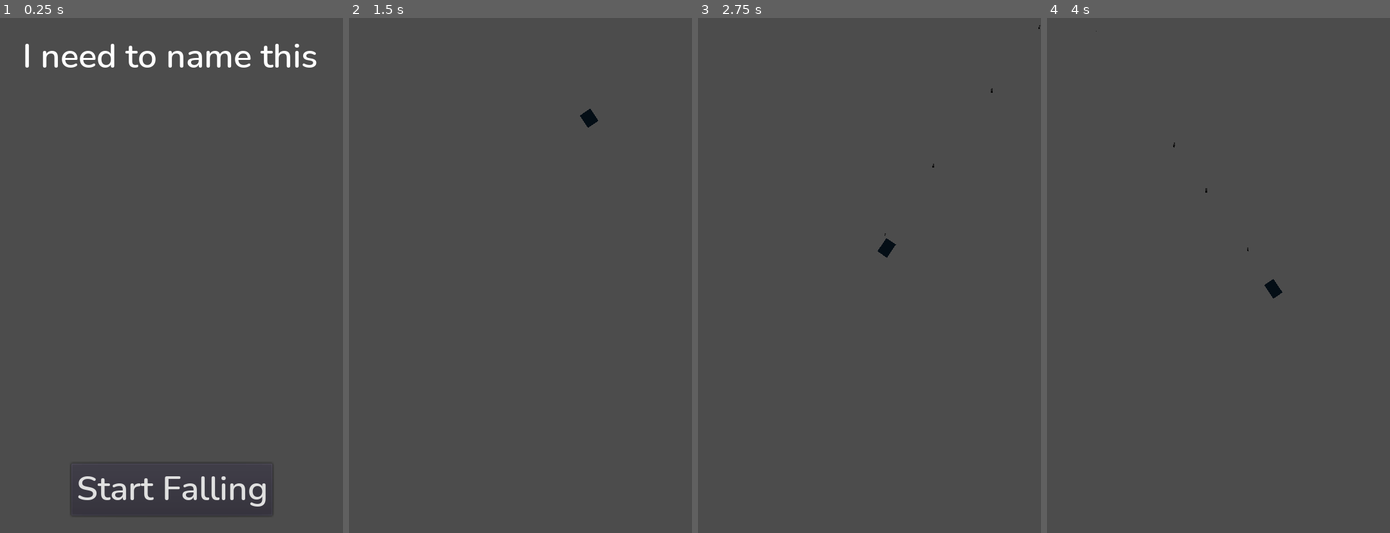
Above: before the commit, frames 1-4 (left to right).
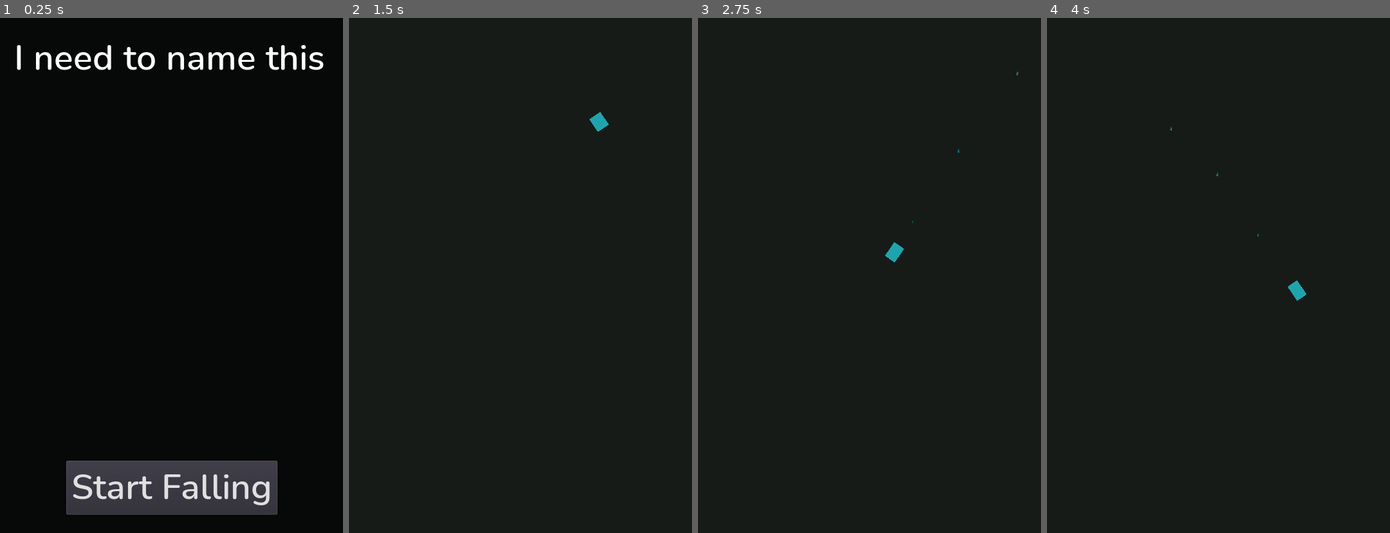
Above: after the commit, the same moments.

Repository: AndrewYHuang/deeper-and-deeper
Game: Godot game, scene res://scenes/Main.tscn
The game is run twice, just before and just after one commit, with the same random seed, the same clock (stepped at 60 frames per second) and the same inputs.
Inputs:
- Up to frame 1 (0.25 s): no input
- Up to frame 2 (1.5 s): click "Start Falling" at 0.5 s; hold Right (ui_right) from 1.28 s (still down)
- Up to frame 3 (2.75 s): release Right (ui_right) at 2.03 s; hold Left (ui_left) from 2.03 s (still down)
- Up to frame 4 (4 s): release Left (ui_left) at 2.78 s; hold Right (ui_right) from 2.78 s (still down)

The runs differ from the first frame. In frame 1, 94% of the frame differs, in the area x 0-100%, y 0-100%; in frame 2, 100%; in frame 3, 100%; in frame 4, 100%.

Commit message:
well that took a while

Diff:
--- a/project.godot
+++ b/project.godot
@@ -16,7 +16,8 @@
 
 [display]
 
-window/size/width=400
+window/size/width=384
+window/size/height=576
 window/size/test_width=800
 window/size/test_height=1200
 window/handheld/orientation="portrait"
--- a/scenes/Main.tscn
+++ b/scenes/Main.tscn
@@ -1,19 +1,22 @@
-[gd_scene load_steps=7 format=2]
+[gd_scene load_steps=6 format=2]
 
-[ext_resource path="res://scenes/Obstacle.tscn" type="PackedScene" id=1]
 [ext_resource path="res://scripts/Main.gd" type="Script" id=2]
 [ext_resource path="res://scenes/Player.tscn" type="PackedScene" id=3]
 [ext_resource path="res://scenes/Menu.tscn" type="PackedScene" id=4]
 [ext_resource path="res://scenes/HUD.tscn" type="PackedScene" id=5]
-
-[sub_resource type="Curve2D" id=1]
-_data = {
-"points": PoolVector2Array( 0, 0, 0, 0, 0, 600, 0, 0, 0, 0, 400, 600 )
-}
+[ext_resource path="res://scenes/PatternSpawner.tscn" type="PackedScene" id=6]
 
 [node name="Main" type="Node"]
 script = ExtResource( 2 )
-Obstacle = ExtResource( 1 )
+PatternSpawner = ExtResource( 6 )
+
+[node name="ColorRect" type="ColorRect" parent="."]
+margin_right = 384.0
+margin_bottom = 576.0
+color = Color( 0.0901961, 0.109804, 0.0980392, 1 )
+__meta__ = {
+"_edit_use_anchors_": false
+}
 
 [node name="Menu" parent="." instance=ExtResource( 4 )]
 
@@ -30,15 +33,13 @@
 
 [node name="ObstacleTimer" type="Timer" parent="."]
 wait_time = 0.75
+one_shot = true
 
 [node name="ScoreTimer" type="Timer" parent="."]
 wait_time = 0.01
 
-[node name="ObstacleSpawnPath" type="Path2D" parent="."]
-curve = SubResource( 1 )
-
-[node name="ObstacleSpawnLocation" type="PathFollow2D" parent="ObstacleSpawnPath"]
-position = Vector2( 0, 600 )
+[node name="PatternSpawnerPosition" type="Position2D" parent="."]
+position = Vector2( 0, 576 )
 
 [connection signal="start_game" from="Menu" to="." method="new_game"]
 [connection signal="hit" from="Player" to="." method="game_over"]
--- a/scenes/Menu.tscn
+++ b/scenes/Menu.tscn
@@ -19,6 +19,14 @@
 
 [node name="Menu" type="CanvasLayer"]
 script = ExtResource( 2 )
+
+[node name="Overlay" type="ColorRect" parent="."]
+margin_right = 384.0
+margin_bottom = 576.0
+color = Color( 0, 0, 0, 0.67451 )
+__meta__ = {
+"_edit_use_anchors_": false
+}
 
 [node name="Title" type="Label" parent="."]
 anchor_left = 0.5
@@ -59,6 +67,7 @@
 grow_horizontal = 2
 grow_vertical = 0
 custom_fonts/font = SubResource( 1 )
+shortcut_in_tooltip = false
 shortcut = SubResource( 4 )
 text = "Start Falling"
 __meta__ = {
--- a/scenes/Obstacle.tscn
+++ b/scenes/Obstacle.tscn
@@ -2,11 +2,10 @@
 
 [ext_resource path="res://scripts/Obstacle.gd" type="Script" id=1]
 
-[sub_resource type="CapsuleShape2D" id=1]
-radius = 7.99997
-height = 240.0
+[sub_resource type="RectangleShape2D" id=1]
+extents = Vector2( 15.9999, 16.0001 )
 
-[node name="Obstacle" type="KinematicBody2D" groups=[
+[node name="Obstacle" type="Area2D" groups=[
 "obstacles",
 ]]
 collision_mask = 0
@@ -16,12 +15,15 @@
 }
 
 [node name="Polygon2D" type="Polygon2D" parent="."]
-polygon = PoolVector2Array( -128, -8, 128, -8, 128, 8, -128, 8 )
+color = Color( 0.12549, 0.647059, 0.686275, 1 )
+polygon = PoolVector2Array( -16, -16, 16, -16, 16, 16, -16, 16 )
 
 [node name="CollisionShape2D" type="CollisionShape2D" parent="."]
 rotation = 1.5708
 shape = SubResource( 1 )
 
 [node name="VisibilityNotifier2D" type="VisibilityNotifier2D" parent="."]
-position = Vector2( -3.8147e-06, 4.17233e-07 )
-scale = Vector2( 12.8, 0.8 )
+position = Vector2( -1.19209e-06, -3.45706e-07 )
+scale = Vector2( 1.6, 1.6 )
+
+[connection signal="area_entered" from="." to="." method="_on_Obstacle_area_entered"]
--- /dev/null
+++ b/scenes/PatternSpawner.tscn
@@ -0,0 +1,14 @@
+[gd_scene load_steps=3 format=2]
+
+[ext_resource path="res://scenes/obstacle_patterns/Zigzag.tscn" type="PackedScene" id=1]
+[ext_resource path="res://scripts/PatternSpawner.gd" type="Script" id=2]
+
+[node name="PatternSpawner" type="Node2D"]
+script = ExtResource( 2 )
+Patterns = [ ExtResource( 1 ) ]
+
+[node name="EndOfPattern" type="VisibilityNotifier2D" parent="."]
+scale = Vector2( 38.4, 1.6 )
+
+[connection signal="screen_entered" from="EndOfPattern" to="." method="_on_EndOfPattern_screen_entered"]
+[connection signal="screen_exited" from="EndOfPattern" to="." method="_on_EndOfPattern_screen_exited"]
--- a/scenes/Player.tscn
+++ b/scenes/Player.tscn
@@ -2,20 +2,20 @@
 
 [ext_resource path="res://scripts/Player.gd" type="Script" id=1]
 
-[sub_resource type="Gradient" id=2]
-offsets = PoolRealArray( 0 )
-colors = PoolColorArray( 0, 0, 0, 1 )
+[sub_resource type="Gradient" id=1]
+offsets = PoolRealArray( 0, 0.758701 )
+colors = PoolColorArray( 0.12549, 0.647059, 0.686275, 1, 0.705791, 0.881261, 0.894454, 1 )
 
-[sub_resource type="GradientTexture" id=5]
-gradient = SubResource( 2 )
+[sub_resource type="GradientTexture" id=2]
+gradient = SubResource( 1 )
 
-[sub_resource type="Curve" id=6]
+[sub_resource type="Curve" id=3]
 _data = [ Vector2( 0.00440529, 0.518182 ), 0.0, 2.06364, 0, 0, Vector2( 0.709251, 0.627273 ), -1.95502, -1.95502, 0, 0, Vector2( 1, 0 ), 0.0, 0.0, 0, 0 ]
 
-[sub_resource type="CurveTexture" id=7]
-curve = SubResource( 6 )
+[sub_resource type="CurveTexture" id=4]
+curve = SubResource( 3 )
 
-[sub_resource type="ParticlesMaterial" id=4]
+[sub_resource type="ParticlesMaterial" id=5]
 emission_shape = 2
 emission_box_extents = Vector3( 8, 1, 1 )
 flag_disable_z = true
@@ -28,21 +28,21 @@
 angle = 90.0
 angle_random = 0.1
 scale = 2.0
-scale_curve = SubResource( 7 )
-color_ramp = SubResource( 5 )
+scale_curve = SubResource( 4 )
+color_ramp = SubResource( 2 )
 
-[sub_resource type="Gradient" id=8]
-offsets = PoolRealArray( 0, 0 )
-colors = PoolColorArray( 0, 0, 0, 1, 1, 1, 1, 0.54902 )
+[sub_resource type="Gradient" id=6]
+offsets = PoolRealArray( 0.25618, 0.723595 )
+colors = PoolColorArray( 0.12549, 0.647059, 0.686275, 1, 1, 1, 1, 0 )
 
-[sub_resource type="GradientTexture" id=3]
-gradient = SubResource( 8 )
+[sub_resource type="GradientTexture" id=7]
+gradient = SubResource( 6 )
 width = 3
 
-[sub_resource type="RectangleShape2D" id=9]
+[sub_resource type="RectangleShape2D" id=8]
 extents = Vector2( 8, 8 )
 
-[node name="Player" type="KinematicBody2D"]
+[node name="Player" type="Area2D"]
 script = ExtResource( 1 )
 
 [node name="Trail" type="Particles2D" parent="."]
@@ -54,12 +54,12 @@
 randomness = 0.41
 visibility_rect = Rect2( 0, -100, 200, 200 )
 local_coords = false
-process_material = SubResource( 4 )
-texture = SubResource( 3 )
+process_material = SubResource( 5 )
+texture = SubResource( 7 )
 
 [node name="Polygon2D" type="Polygon2D" parent="."]
-color = Color( 0.0196078, 0.0588235, 0.0901961, 1 )
+color = Color( 0.12549, 0.647059, 0.686275, 1 )
 polygon = PoolVector2Array( -8, -8, 8, -8, 8, 8, -8, 8 )
 
 [node name="Hitbox" type="CollisionShape2D" parent="."]
-shape = SubResource( 9 )
+shape = SubResource( 8 )
--- /dev/null
+++ b/scenes/obstacle_patterns/Zigzag.tscn
@@ -0,0 +1,39 @@
+[gd_scene load_steps=3 format=2]
+
+[ext_resource path="res://scenes/Obstacle.tscn" type="PackedScene" id=1]
+[ext_resource path="res://scripts/Pattern.gd" type="Script" id=2]
+
+[node name="Zigzag" type="Node2D"]
+script = ExtResource( 2 )
+
+[node name="EndOfPattern" type="Position2D" parent="."]
+
+[node name="1" parent="." instance=ExtResource( 1 )]
+position = Vector2( 16, 16 )
+
+[node name="2" parent="." instance=ExtResource( 1 )]
+position = Vector2( 48, 16 )
+
+[node name="3" parent="." instance=ExtResource( 1 )]
+position = Vector2( 80, 16 )
+
+[node name="4" parent="." instance=ExtResource( 1 )]
+position = Vector2( 112, 16 )
+
+[node name="5" parent="." instance=ExtResource( 1 )]
+position = Vector2( 144, 16 )
+
+[node name="8" parent="." instance=ExtResource( 1 )]
+position = Vector2( 240, 16 )
+
+[node name="9" parent="." instance=ExtResource( 1 )]
+position = Vector2( 272, 16 )
+
+[node name="10" parent="." instance=ExtResource( 1 )]
+position = Vector2( 304, 16 )
+
+[node name="11" parent="." instance=ExtResource( 1 )]
+position = Vector2( 336, 16 )
+
+[node name="12" parent="." instance=ExtResource( 1 )]
+position = Vector2( 368, 16 )
--- a/scripts/Main.gd
+++ b/scripts/Main.gd
@@ -1,6 +1,7 @@
 extends Node
 
-export (PackedScene) var Obstacle
+export (PackedScene) var PatternSpawner
+
 var score = 0
 
 # Declare member variables here. Examples:
@@ -24,11 +25,18 @@
 
 
 func _on_ObstacleTimer_timeout():
-  $ObstacleSpawnPath/ObstacleSpawnLocation.offset = randi()
+  var pattern = randi()
+  var offset = randi() % 12
 
-  var obstacle = Obstacle.instance()
-  add_child(obstacle)
-  obstacle.spawn($ObstacleSpawnPath/ObstacleSpawnLocation.position)
+  var patternSpawner = PatternSpawner.instance()
+  add_child(patternSpawner)
+
+  patternSpawner.position = $PatternSpawnerPosition.position
+  patternSpawner.spawn(pattern, offset)
+  patternSpawner.connect("pattern_complete", self, "_on_PatternSpawner_pattern_complete")
+
+func _on_PatternSpawner_pattern_complete():
+  $ObstacleTimer.start()
 
 
 func _on_ScoreTimer_timeout():
--- a/scripts/Menu.gd
+++ b/scripts/Menu.gd
@@ -17,12 +17,14 @@
 #  pass
 
 func _on_StartButton_pressed():
+  $Overlay.hide()
   $StartButton.hide()
   $Title.hide()
   $Score.hide()
   emit_signal("start_game")
 
 func show_game_over(score):
+  $Overlay.show()
   $Title.show()
   $Score.show()
   $Score.text = str("You scored: ", score)
--- a/scripts/Obstacle.gd
+++ b/scripts/Obstacle.gd
@@ -1,6 +1,7 @@
-extends KinematicBody2D
+extends Area2D
 
 export var speed = 400
+var screen_size
 
 var stopped: bool = false
 
@@ -11,24 +12,25 @@
 
 # Called when the node enters the scene tree for the first time.
 func _ready():
-  pass
+  screen_size = get_viewport_rect().size
 
 
 # Called every frame. 'delta' is the elapsed time since the previous frame.
 func _physics_process(delta):
   if !stopped:
-    var collision = move_and_collide(Vector2(0, -speed) * delta)
-    if collision:
-      if collision.collider.has_method("hit"): collision.collider.call("hit")
+    _move_with_velocity(Vector2(0, -speed) * delta)
 
 func _on_VisibilityNotifier2D_screen_exited():
   queue_free()
 
-func spawn(spawn_position: Vector2):
-  position = spawn_position
+func offset(offset):
+  position.x = wrapf(position.x + offset, 0, screen_size.x)
 
 func stop():
   stopped = true
 
 func _move_with_velocity(velocity):
   position += velocity
+
+func _on_Obstacle_area_entered(body):
+  if body.has_method("hit"): body.hit()
--- /dev/null
+++ b/scripts/Pattern.gd
@@ -0,0 +1,20 @@
+extends Node2D
+
+
+# Declare member variables here. Examples:
+# var a = 2
+# var b = "text"
+
+
+# Called when the node enters the scene tree for the first time.
+func _ready():
+  pass # Replace with function body.
+
+func offset(offset):
+  for child in get_children():
+    if child.has_method("offset"):
+      child.offset(offset)
+
+# Called every frame. 'delta' is the elapsed time since the previous frame.
+#func _process(delta):
+#  pass
--- /dev/null
+++ b/scripts/PatternSpawner.gd
@@ -0,0 +1,31 @@
+extends Node2D
+
+export (Array, PackedScene) var Patterns
+
+signal pattern_complete
+
+# Declare member variables here. Examples:
+# var a = 2
+# var b = "text"
+
+
+# Called when the node enters the scene tree for the first time.
+func _ready():
+  pass # Replace with function body.
+
+func spawn(selected_pattern, offset):
+  var pattern = Patterns[selected_pattern % Patterns.size()].instance()
+  add_child(pattern)
+  pattern.offset(offset)
+
+  $EndOfPattern.position = pattern.get_node("EndOfPattern").position
+
+# Called every frame. 'delta' is the elapsed time since the previous frame.
+#func _process(delta):
+#  pass
+
+func _on_EndOfPattern_screen_entered():
+  emit_signal("pattern_complete")
+
+func _on_EndOfPattern_screen_exited():
+  queue_free()
--- a/scripts/Player.gd
+++ b/scripts/Player.gd
@@ -1,4 +1,4 @@
-extends KinematicBody2D
+extends Area2D
 
 signal hit
 
@@ -40,7 +40,7 @@
   var horizontal_speed = direction * speed
   var vertical_speed = _calculate_vertical_speed(ratio_to_target_height) if movement_enabled else 0
 
-  var _collision = move_and_collide(Vector2(horizontal_speed, vertical_speed) * delta, false)
+  _move_with_velocity(Vector2(horizontal_speed, vertical_speed) * delta)
 
   position.x = wrapf(position.x, -8, screen_size.x + 8)
 
@@ -73,3 +73,6 @@
   emit_signal("hit")
   movement_enabled = false
   set_block_signals(true)
+
+func _move_with_velocity(velocity):
+  position += velocity
